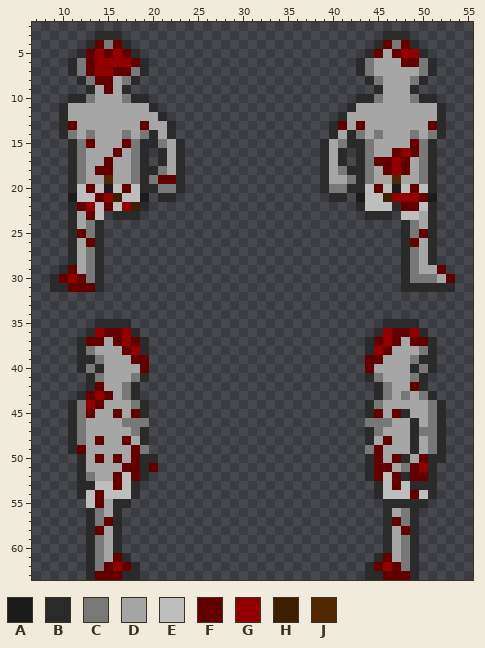
Two versions of one pixel-art sprite, code/modules/unit_tests/screenshots/screenshot_husk_body_missing_limbs.png. The picture above was drawn from the file before the commit.
The file is 64x64 pixels. Colours within 5 levels of each other are drawn and written as one. Shown: x 7..55, y 2..63.
Palette (. is transparent): A #1b1b1b  B #2a2a2a  C #787878  D #a6a6a6  E #bebebe  F #620000  G #930000  H #3c1e00  J #512800
Pixels before (only the part around the change), first column x 7:
 2 .................................................
 3 .......BBB.............................BBB.......
 4 ......BFCFB...........................BFCFB......
 5 .....BFGFGFB.........................BFDFGGB.....
 6 ....BCFGGGGFB.......................BCDDDFFCB....
 7 ....BCFGGFFCB.......................BCDDDDDCB....
 8 .....BCFFDCB.........................BCDDDCB.....
 9 ......BDFDB...........................BDDDB......
10 ....BBCDDDCBB.......................BBCDDDCBB....
11 ...BDDDDDDDDDB.....................BDDDDDDDDDB...
12 ...BDDDDDDDDDDB...................BDDDDDDDDDDB...
13 ...BFDDDDDDDFDDB.................BFDFDDDDDDDFB...
14 ...BCDCDDDCDCBDB.................BDBCDCDDDCDCB...
15 ....BCFDDDFCBBCDB...............BDCBBCDDDDFCB....
16 ....BCDDDFDCB.BDB...............BDB.BCDDFGFCB....
17 ....BCDDFDDCB.BDB...............BDB.BCFFGFDCB....
18 ....BCDFFDDCBBCDB...............BDCBBCDFGFDCB....
19 ....BCDDJDDCBCFFB...............BDDCBCDDJDDCB....
20 ....BEFEAEFEBBCCB...............BCCBBEFEAEFEB....
21 ....AEEFGHEEA.BB.................BB.AEEHGGGFA....
22 ....BFGEFEGHB.......................BEEEBFFEB....
23 ....BDFE.BBB.........................BBB.EEDB....
24 ....BDCB.................................BCDB....
25 ....BFCB.................................BCFB....
26 ....BDFB.................................BFDB....
27 ....BDCB.................................BCDB....
28 ....BDCB.................................BCDB....
29 ...BFDCB.................................BCDDF...
30 ..BFGFCB.................................BCCCDF..
31 ..BBFFFB.................................BBBBBB..
32 .................................................
33 .................................................
34 .................................................
35 .......BBBB............................BBBB......
36 ......BGFFGB..........................BGFFGB.....
37 .....BFFDFGFB........................BFGFDFFB....
38 .....BCDDDFGB........................BGFDDDCB....
39 .....BBCDDDFF........................FFDDDCBB....
40 .....BCBDDDDF........................FDDDDBCB....
41 ......BCDDDCB........................BCDDDCB.....
42 ......BFDDCB..........................BCDDFB.....
43 .....BFGFDCB..........................BCDCDCB....
44 ....BCGFDDDCB........................BCDDDDDCB...
45 ....BCFDDFDFB........................BFDFBDDCB...
46 ....BCDDDDCCC........................CCCDDBDCB...
47 ....BCDDDDDCB........................BCDDDBCCB...
48 ....BCDFDDFDB........................BDFDDBDCB...
49 ....BFDDDDDFC........................CFDDDBDCB...
50 .....BDFDFDFBB.......................BFDFBDFBB...
51 .....BDDDDFFBF.......................BFFDCFGB....
52 .....BCDDFEFB........................BFEFBFFB....
53 .....BBEEFEB..........................BEFEBBB....
54 .....BEFEEEB..........................BEEEFEB....
55 ......EFDBB............................BBBBB.....
56 ......BCDB.............................BDCB......
57 ......BCFB.............................BFCB......
58 ......BFDB.............................BDFB......
59 ......BCDB.............................BDCB......
60 ......BCDB.............................BDCB......
61 ......BCDFB...........................BFDCB......
62 ......BCFGFB.........................BFGFCB......
63 ......BFFFBB.........................BBFFFB......
And afterwards:
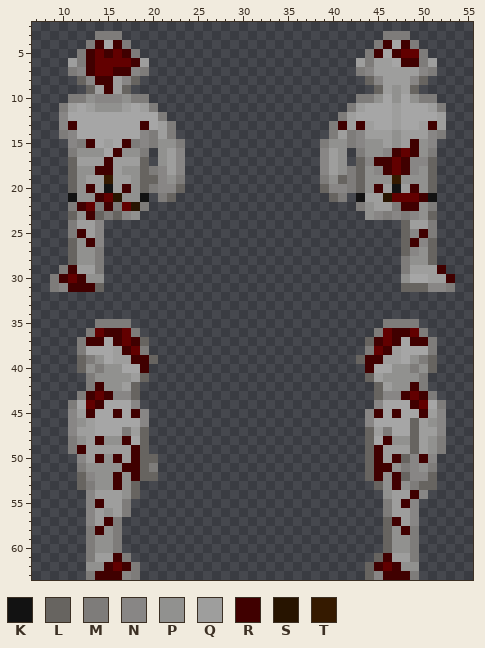
Colours new in this view: K #121212  L #676460  M #7e7c7a  N #888685  P #91918f  Q #9e9e9d  R #400000  S #271400  T #351a00
Changes in this commit:
Changed rows in their new state; - is an unchanged pixel.
first column x 9:
 3 -----MMM-----------------------------MMM-----
 4 ----MRDRM---------------------------MRDRM----
 5 ---MRFRFRM-------------------------MR-RFFM---
 6 --QMRFFFFRQ-----------------------QMQQ-RRMQ--
 7 --MNRFFRRNM-----------------------MNQQQQQNM--
 8 ---LNRRQNL-------------------------LNQQQNL---
 9 ----LQRQL---------------------------LQPQL----
10 --MMPNNNPMM-----------------------MMP-P-PMM--
11 -MQ-QPPPQ-QM---------------------MQ---Q---QM-
12 -N----------M-------------------MQ----Q----Q-
13 -NR-------R-QM-----------------MRQRQ--Q--QRQ-
14 -MN-D---D-NMQM-----------------MQMNQQQPQQQNM-
15 --NMR-Q-RMNMPPM---------------MPPMNPPQPQRPN--
16 --MPPP-RPPM-PQN---------------NQP-MPPNRFRPM--
17 --LQQQRQQQL-PQN---------------NQP-LNRRFRNNL--
18 --LPPRRQPPLMNQN---------------NQPMLPNRFRNPL--
19 --LPQQTQQPLLNPM---------------MPLMLPPPTPPPL--
20 --LPRQKQRPLMNNL---------------LNNMLPRQKQRPL--
21 --KPPRFSPPK-ML-----------------LM-KQQSFFFRK--
22 --MRFMRMFSM-----------------------MPQQMRRPM--
23 --LPRLMLNP-------------------------PNMNMNPL--
24 --MQQN---------------------------------LQQM--
25 --MRQN---------------------------------LNRM--
26 --LPRN---------------------------------LRNL--
27 --LPPM---------------------------------LNPL--
28 --LPPM---------------------------------MPPL--
29 -MRQQM---------------------------------MQQQR-
30 MRFRPP---------------------------------PDDQQR
31 MNRRRL---------------------------------LLLNNM
first column x 11:
35 ---MMMM----------------------------MMMM---
36 --MFRRFM--------------------------MFRRFM--
37 -MRR-RFRL------------------------LRFR-RRM-
38 -MD--QRFM------------------------MFRQ--DM-
39 -LMP-QQRRL----------------------LRRQQ-PML-
40 -LPMPP--R------------------------R--PPMPL-
41 --MPPPPQL------------------------LQPPPPM--
42 --MRPPQL--------------------------LQPPRM--
43 -MRFRNNL--------------------------LNNRFRM-
44 MDFR---N.------------------------.N---RFDM
45 NQR--R-RN------------------------NR-RD-RQN
46 NPQ---DDN------------------------NDD--LQPN
47 NQQ---MQL------------------------LQM--LQQN
48 MPQRPPR-L------------------------L-RPPLQPM
49 MRQQQQQRL------------------------LRQQQLQPM
50 -NQRPRQRLL-----------------------LRQRLNRN.
51 -MPPPPRRLM-----------------------LRRPMNPM-
52 -LNPPRPRLL-----------------------LRPRLNNL-
53 -LMPPRPL--------------------------LPRPMLL-
54 -.NQQQPL--------------------------.PQQRN.-
55 --NRQQM----------------------------MQRN.--
56 --NQPQM----------------------------MQQN---
57 --NQRM-----------------------------LRQN---
58 --MRPM-----------------------------LPRM---
59 --MPPM-----------------------------LPPM---
60 --MPPM-----------------------------LPPM---
61 --MQQRM---------------------------LRQQM---
62 --PPRFRM-------------------------LRFRPP---
63 --MRRRNM-------------------------LNRRRM---
Where, in picture pixels (left, top, right, bottom), the same in both pictures:
changed: (50, 31, 185, 292)
changed: (320, 31, 455, 292)
changed: (68, 319, 158, 580)
changed: (356, 319, 446, 580)
